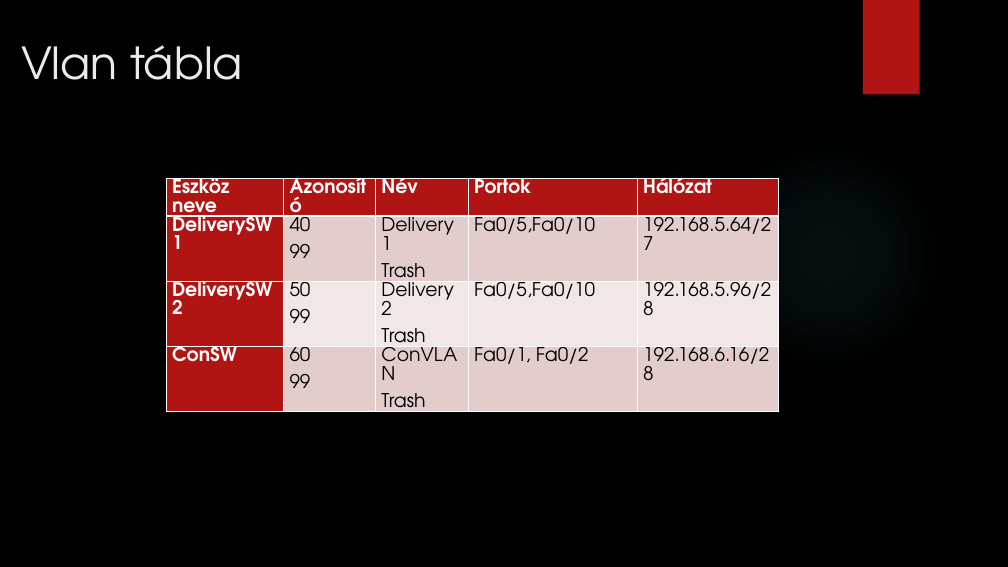
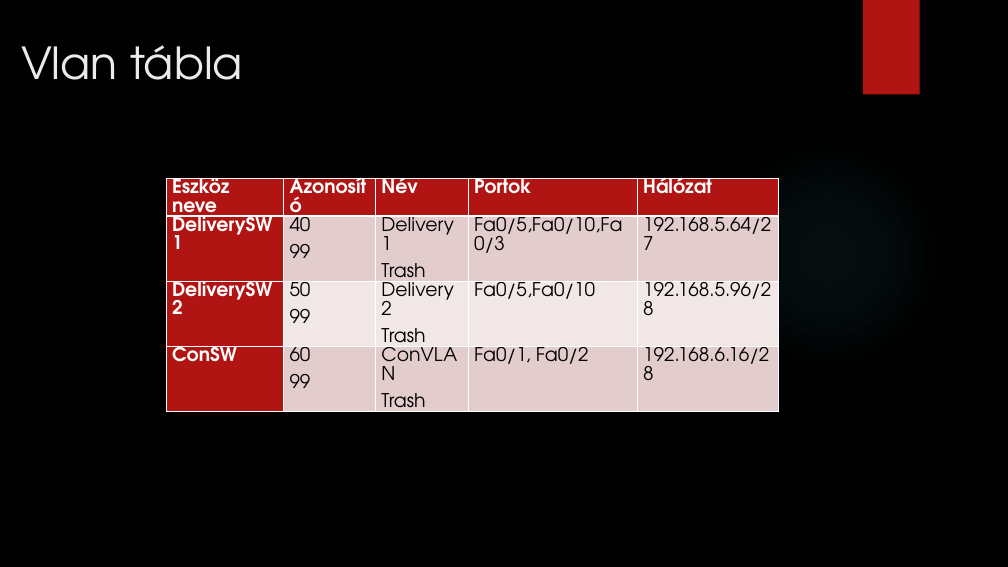
Before and after one commit to LajkaK2006/BorsodNet, a slide deck: slide 4 of Tacos KFT.pptx. Drawn at 1008x567 pixels with LibreOffice and Linux fonts; fonts in the diff are those of the drawing; background and template pictures are left out. Boxes give left, top, right and bottom in pixels: in the first picture for what was removed or moved away, otherwise in the second. Text is boxed around its words. In the diff, an @@ line names an element or a change of style, - is before the commit and + after.

```diff
--- a/Tacos KFT.pptx
+++ b/Tacos KFT.pptx
@@ table at (166,178,780,470) @@
-row 2, column 4: Fa0/5,Fa0/10
+row 2, column 4: Fa0/5,Fa0/10,Fa0/3
```
Also in this commit, not shown: 2 other slides changed, 1 slide removed.
